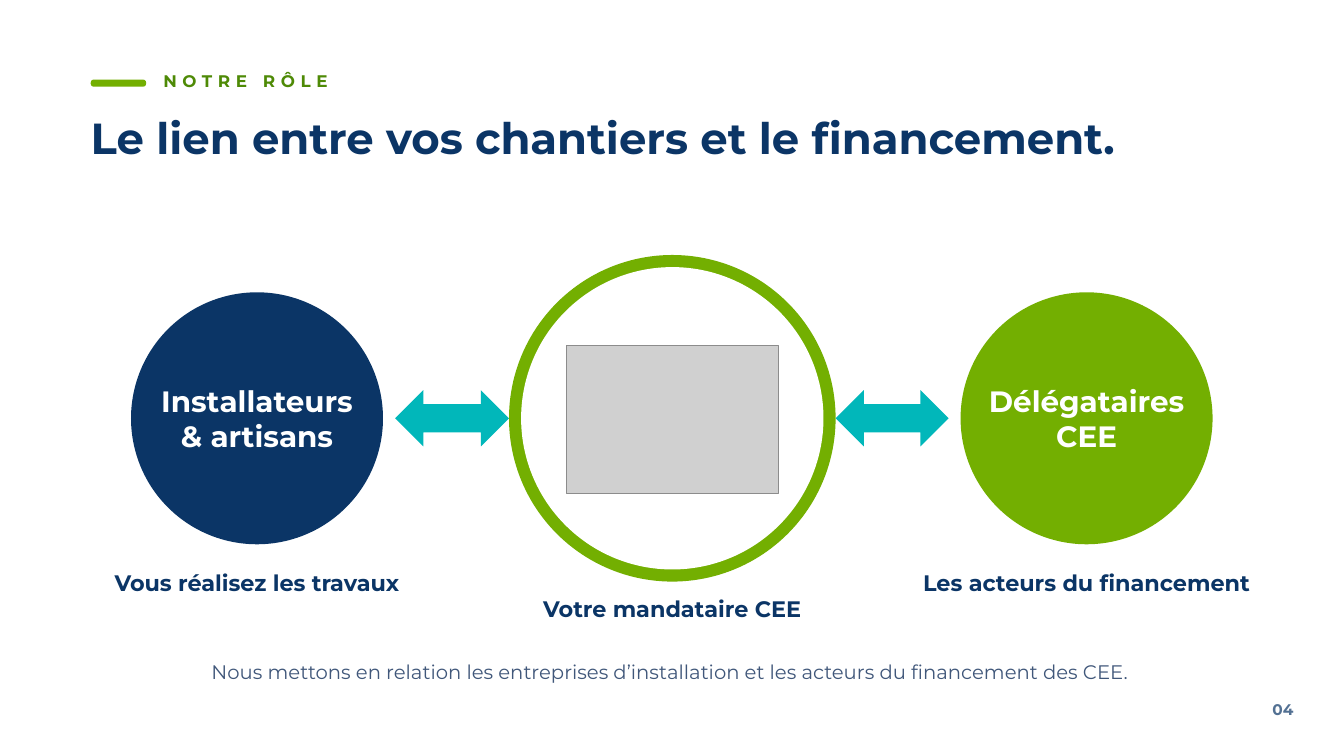
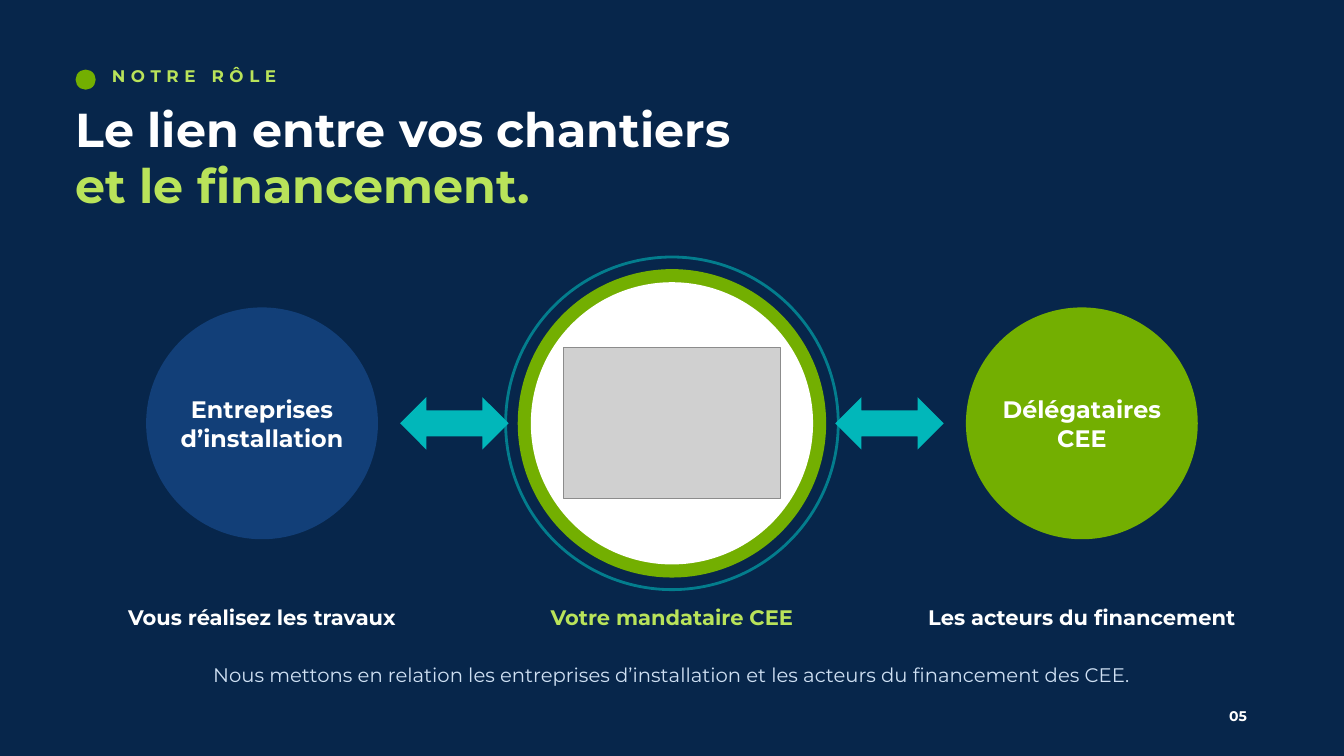
Before and after one commit to Albatros1300/11studio.fr, a slide deck: slide 5 of clients/cercle-energie/plaquette/Cercle-Energie-Plaquette.pptx (slide 4 before the commit). Drawn at 1344x756 pixels with LibreOffice and Linux fonts; fonts in the diff are those of the drawing; grey boxes stand for pictures. Boxes give left, top, right and bottom in pixels: in the first picture for what was removed or moved away, otherwise in the second. Text is boxed around its words. In the diff, an @@ line names an element or a change of style, - is before the commit and + after.

```diff
--- a/clients/cercle-energie/plaquette/Cercle-Energie-Plaquette.pptx
+++ b/clients/cercle-energie/plaquette/Cercle-Energie-Plaquette.pptx
@@ background #FFFFFF to #07264B @@
@@ ellipse added at [76,70,96,90], fill #73AF01 @@
@@ rounded rectangle removed at [91,80,146,87] @@
@@ text "NOTRE RÔLE": place and size @@
-text "NOTRE RÔLE" at [163,72,328,88]
+text "NOTRE RÔLE" at [112,67,277,82]
@@ text "NOTRE RÔLE" at [112,67,277,82]: text colour #4E8A06 to #B9E35A @@
@@ text at [76,109,731,204]: text changed; size 31 to 34 pt; text colour #0B3566 to #FFFFFF @@
-Le lien entre vos chantiers et le financement.
+Le lien entre vos chantiers
+et le financement.
@@ ellipse added at [506,257,839,590], outline #01B7BA 2 pt @@
@@ ellipse: place and size @@
-ellipse at [509,255,836,582]
+ellipse at [518,269,827,578]
@@ ellipse: place and size @@
-ellipse at [521,267,824,570]
+ellipse at [531,282,814,565]
@@ ellipse: place and size @@
-ellipse at [131,292,383,544]
+ellipse at [146,308,378,539]
@@ ellipse at [146,308,378,539]: fill #0B3566 to #123F78 @@
@@ text "Délégataires": place and size @@
-text "Délégataires" at [989,389,1184,448]
+text "Délégataires" at [1003,399,1161,448]
@@ text "Délégataires" at [1003,399,1161,448]: size 21 to 17 pt @@
@@ ellipse: place and size @@
-ellipse at [961,292,1213,544]
+ellipse at [966,308,1198,539]
@@ picture: place and size @@
-picture at [567,346,778,493]
+picture at [564,348,780,499]
@@ text removed at [161,390,353,448] @@
-Installateurs
-& artisans
@@ text added at [181,399,344,447], 17 pt, text #FFFFFF, bold @@
+Entreprises
+d’installation
@@ left right arrow: place and size @@
-left right arrow at [395,390,509,447]
+left right arrow at [400,397,509,450]
@@ left right arrow: place and size @@
-left right arrow at [836,390,949,447]
+left right arrow at [836,397,945,450]
@@ text "Vous réalisez les travaux": place and size @@
-text "Vous réalisez les travaux" at [115,573,399,591]
+text "Vous réalisez les travaux" at [128,608,396,625]
@@ text "Vous réalisez les travaux" at [128,608,396,625]: size 16 to 15 pt, text colour #0B3566 to #FFFFFF @@
@@ text "Votre mandataire CEE": place and size @@
-text "Votre mandataire CEE" at [543,599,801,618]
+text "Votre mandataire CEE" at [551,608,793,625]
@@ text "Votre mandataire CEE" at [551,608,793,625]: size 16 to 15 pt, text colour #0B3566 to #B9E35A @@
@@ text "Les acteurs du financement" at [928,608,1235,625]: size 16 to 15 pt, text colour #0B3566 to #FFFFFF @@
@@ text "Les acteurs du financement": place and size @@
-text "Les acteurs du financement" at [923,573,1250,591]
+text "Les acteurs du financement" at [928,608,1235,625]
@@ text "Nous mettons en relation les ..." at [213,667,1130,686]: text colour #40577A to #CFE0F3 @@
@@ rounded rectangle added at [1208,701,1268,731], fill #07264B @@
@@ text added at [1229,711,1247,721], 10 pt, text #FFFFFF, bold @@
+05
@@ text removed at [1272,704,1293,715] @@
-04
```
Also in this commit, not shown: 11 other slides changed, 9 slides added, 43 other files.
